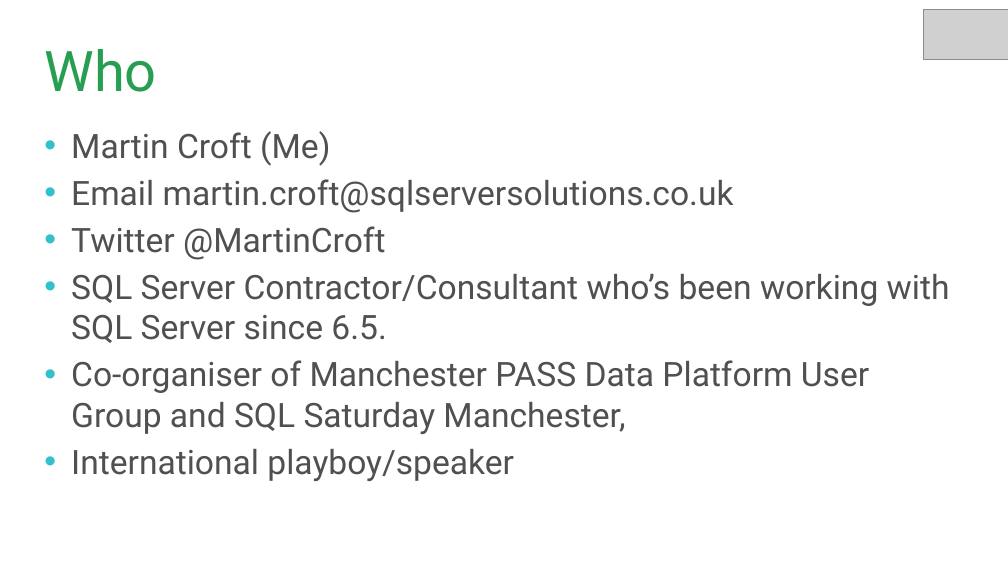
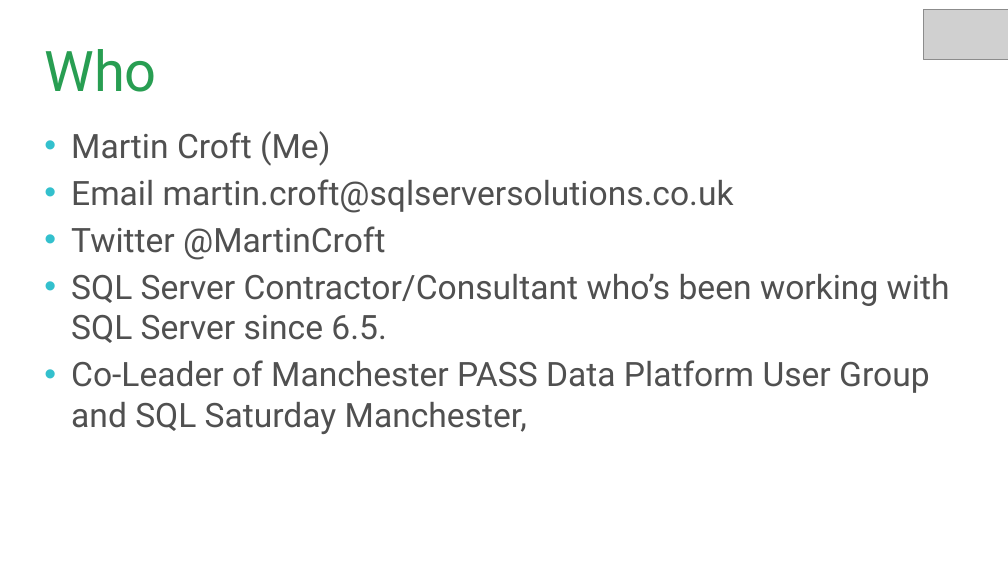
Before and after one commit to martincroft/SQLPresentations, a slide deck: slide 4 of 2020/SQLBelgium/SQLSatBE 30 Days Azure Challenge.pptx. Drawn at 1008x567 pixels with LibreOffice and Linux fonts; fonts in the diff are those of the drawing; grey boxes stand for pictures; background and template pictures are left out. Boxes give left, top, right and bottom in pixels: in the first picture for what was removed or moved away, otherwise in the second. Text is boxed around its words. In the diff, an @@ line names an element or a change of style, - is before the commit and + after.

Commit message:
Updated to presentation

```diff
--- a/2020/SQLBelgium/SQLSatBE 30 Days Azure Challenge.pptx
+++ b/2020/SQLBelgium/SQLSatBE 30 Days Azure Challenge.pptx
@@ text at (71, 360, 929, 434): text changed @@
-• Co-organiser of Manchester PASS Data Platform User Group and SQL Saturday Manchester,
-• International playboy/speaker
+• Co-Leader of Manchester PASS Data Platform User Group and SQL Saturday Manchester,
```
Also in this commit, not shown: 5 other files.
